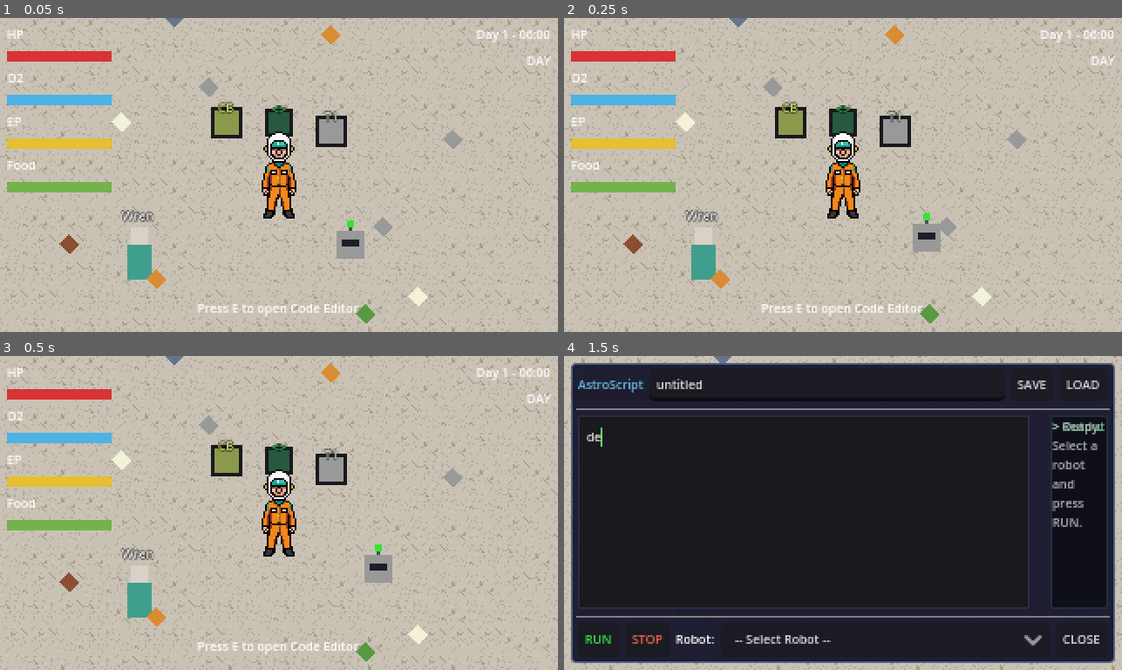
Above: before the commit, frames 1-4 (two rows, left to right).
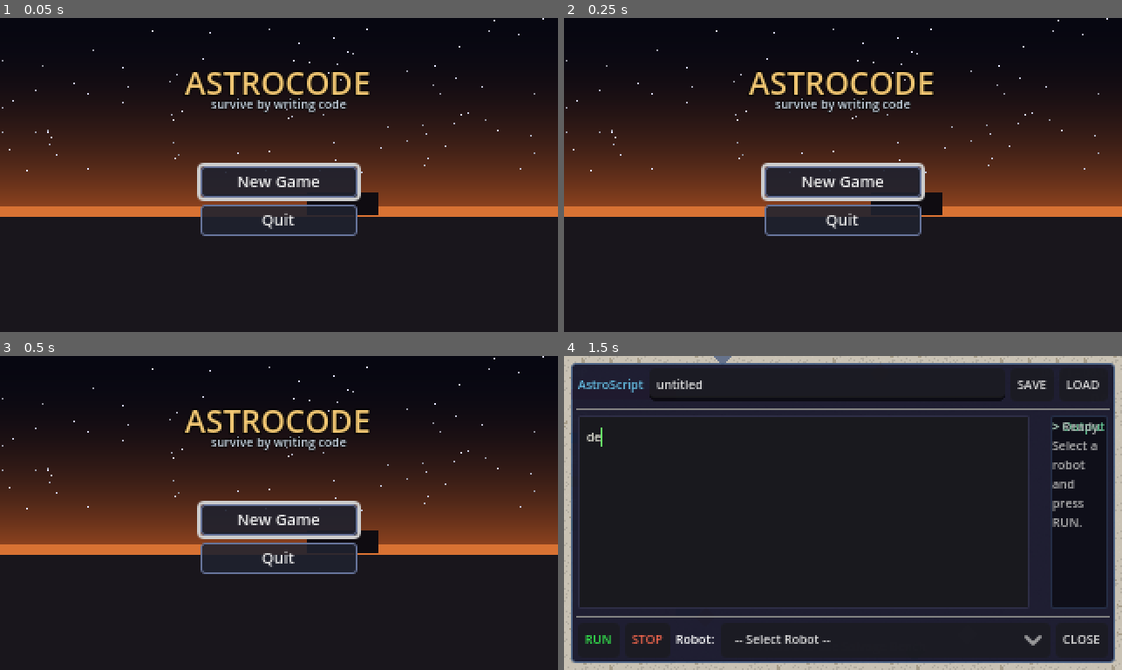
Above: after the commit, the same moments.

Repository: nauvalZulfikar/astrocode
Game: Godot game, scene res://scenes/ui/title_screen.tscn
The game is run twice, just before and just after one commit, with the same random seed, the same clock (stepped at 60 frames per second) and the same inputs. Before the commit the project starts from res://scenes/world/main_world.tscn.
Inputs (mouse positions are in pixels of both pictures, inside the frame that each line leads up to):
- Up to frame 1 (0.05 s): no input
- Up to frame 2 (0.25 s): no input
- Up to frame 3 (0.5 s): no input
- Up to frame 4 (1.5 s): click (843, 519) at 0.5 s, where only the run after the commit has a clickable "New Game"; tap E (interact) at 1.25 s; move the mouse to (965, 497) at 1.27 s; hold D (move_right) from 1.28 s (still down); hold E (interact) from 1.28 s (still down); click (965, 497) at 1.42 s

The runs differ from the first frame. In frame 1, 99% of the frame differs, in the area x 0-100%, y 0-100%; in frame 2, 99%; in frame 3, 99%; in frame 4, nothing differs.

Commit message:
feat(menu): title screen with plug-and-play swappable background
The game had no main menu. Added scenes/ui/title_screen.tscn (now the main
scene): New Game -> main_world, Quit, ASTROCODE title.
- Background loader: shows res://assets/ui/title_bg.png if present, else a
  procedural fallback. The first real asset slot is now plug-and-play — drop
  the Higgsfield title art at that path and it appears, no code.
- Shipped a procedural default title_bg (starfield -> orange horizon -> ground)
  so the menu isn't blank; user overwrites with Higgsfield output.
- HIGGSFIELD-PACKET Section 2 marked LIVE.
Verified: title 4/4 (New Game/Quit wired, world valid, bg loaded), boots from
title 0 errors, regression 21/21 scenes + vslice 3/3 + back 5/5 + move PASS.

Co-Authored-By: Claude Opus 4.8 <noreply@anthropic.com>

Diff:
--- a/project.godot
+++ b/project.godot
@@ -7,7 +7,7 @@
 [application]
 
 config/name="AstroCode"
-run/main_scene="res://scenes/world/main_world.tscn"
+run/main_scene="res://scenes/ui/title_screen.tscn"
 config/features=PackedStringArray("4.3", "GL Compatibility")
 
 [autoload]
--- /dev/null
+++ b/scenes/ui/title_screen.tscn
@@ -0,0 +1,95 @@
+[gd_scene load_steps=3 format=3 uid="uid://btitlescreen001"]
+
+[ext_resource type="Script" path="res://scripts/ui/title_screen.gd" id="1_title"]
+
+[sub_resource type="StyleBoxFlat" id="StyleBoxFlat_btn"]
+bg_color = Color(0.12, 0.13, 0.18, 0.9)
+border_width_left = 1
+border_width_top = 1
+border_width_right = 1
+border_width_bottom = 1
+border_color = Color(0.4, 0.45, 0.6, 1)
+corner_radius_top_left = 2
+corner_radius_top_right = 2
+corner_radius_bottom_right = 2
+corner_radius_bottom_left = 2
+
+[node name="TitleScreen" type="Control"]
+layout_mode = 3
+anchors_preset = 15
+anchor_right = 1.0
+anchor_bottom = 1.0
+script = ExtResource("1_title")
+
+[node name="BgFallback" type="ColorRect" parent="."]
+layout_mode = 1
+anchors_preset = 15
+anchor_right = 1.0
+anchor_bottom = 1.0
+color = Color(0.07, 0.07, 0.1, 1)
+
+[node name="BgTexture" type="TextureRect" parent="."]
+visible = false
+layout_mode = 1
+anchors_preset = 15
+anchor_right = 1.0
+anchor_bottom = 1.0
+expand_mode = 1
+stretch_mode = 6
+
+[node name="TitleLabel" type="Label" parent="."]
+layout_mode = 1
+anchors_preset = 5
+anchor_left = 0.5
+anchor_right = 0.5
+offset_left = -80.0
+offset_top = 24.0
+offset_right = 80.0
+offset_bottom = 44.0
+text = "ASTROCODE"
+horizontal_alignment = 1
+theme_override_font_sizes/font_size = 18
+theme_override_constants/outline_size = 3
+theme_override_colors/font_outline_color = Color(0, 0, 0, 0.85)
+theme_override_colors/font_color = Color(0.95, 0.78, 0.45, 1)
+
+[node name="Subtitle" type="Label" parent="."]
+layout_mode = 1
+anchors_preset = 5
+anchor_left = 0.5
+anchor_right = 0.5
+offset_left = -90.0
+offset_top = 44.0
+offset_right = 90.0
+offset_bottom = 56.0
+text = "survive by writing code"
+horizontal_alignment = 1
+theme_override_font_sizes/font_size = 7
+theme_override_constants/outline_size = 2
+theme_override_colors/font_outline_color = Color(0, 0, 0, 0.85)
+theme_override_colors/font_color = Color(0.8, 0.85, 0.9, 1)
+
+[node name="CenterContainer" type="CenterContainer" parent="."]
+layout_mode = 1
+anchors_preset = 15
+anchor_right = 1.0
+anchor_bottom = 1.0
+offset_top = 30.0
+
+[node name="VBox" type="VBoxContainer" parent="CenterContainer"]
+layout_mode = 2
+theme_override_constants/separation = 4
+
+[node name="NewGameBtn" type="Button" parent="CenterContainer/VBox"]
+custom_minimum_size = Vector2(90, 18)
+layout_mode = 2
+theme_override_font_sizes/font_size = 9
+theme_override_styles/normal = SubResource("StyleBoxFlat_btn")
+text = "New Game"
+
+[node name="QuitBtn" type="Button" parent="CenterContainer/VBox"]
+custom_minimum_size = Vector2(90, 18)
+layout_mode = 2
+theme_override_font_sizes/font_size = 9
+theme_override_styles/normal = SubResource("StyleBoxFlat_btn")
+text = "Quit"
--- /dev/null
+++ b/scripts/ui/title_screen.gd
@@ -0,0 +1,38 @@
+## TitleScreen — main menu. Displays a swappable background image so the Higgsfield
+## title art drops straight in: put the file at res://assets/ui/title_bg.png and it
+## shows automatically; otherwise a procedural Alkaline-Flats backdrop is used.
+extends Control
+
+const BG_PATH: String = "res://assets/ui/title_bg.png"
+const WORLD_SCENE: String = "res://scenes/world/main_world.tscn"
+
+@onready var bg_texture: TextureRect = $BgTexture
+@onready var bg_fallback: ColorRect = $BgFallback
+@onready var new_game_btn: Button = $CenterContainer/VBox/NewGameBtn
+@onready var quit_btn: Button = $CenterContainer/VBox/QuitBtn
+
+
+func _ready() -> void:
+	_load_background()
+	new_game_btn.pressed.connect(_on_new_game)
+	quit_btn.pressed.connect(_on_quit)
+	new_game_btn.grab_focus()
+
+
+## Use the dropped-in title art if present, else the procedural fallback.
+func _load_background() -> void:
+	if ResourceLoader.exists(BG_PATH):
+		bg_texture.texture = load(BG_PATH)
+		bg_texture.visible = true
+		bg_fallback.visible = false
+	else:
+		bg_texture.visible = false
+		bg_fallback.visible = true
+
+
+func _on_new_game() -> void:
+	get_tree().change_scene_to_file(WORLD_SCENE)
+
+
+func _on_quit() -> void:
+	get_tree().quit()
--- /dev/null
+++ b/tools/gen_title_bg.gd
@@ -0,0 +1,32 @@
+extends SceneTree
+func _initialize() -> void:
+	var W := 320; var H := 180
+	var img := Image.create(W, H, false, Image.FORMAT_RGBA8)
+	var rng := RandomNumberGenerator.new(); rng.seed = 7
+	var top := Color(0.03, 0.03, 0.07)
+	var horizon := Color(0.55, 0.26, 0.12)
+	var ground := Color(0.10, 0.09, 0.11)
+	for y in range(H):
+		var t := float(y) / H
+		var c: Color
+		if t < 0.60:
+			c = top.lerp(horizon, pow(t / 0.60, 2.2))
+		elif t < 0.63:
+			c = Color(0.85, 0.45, 0.2)  # horizon glow line
+		else:
+			c = ground
+		for x in range(W):
+			img.set_pixel(x, y, c)
+	# Stars in the upper sky.
+	for i in range(90):
+		var x := rng.randi() % W
+		var y := rng.randi() % int(H * 0.5)
+		var b := rng.randf_range(0.4, 1.0)
+		img.set_pixel(x, y, Color(0.9, 0.9, 1.0, b))
+	# A faint crashed-ship silhouette on the horizon.
+	for x in range(W * 55 / 100, W * 68 / 100):
+		for y in range(H * 56 / 100, H * 63 / 100):
+			img.set_pixel(x, y, Color(0.06, 0.05, 0.07))
+	img.save_png("/Users/shaka-mac-mini/coding-projects/astrocode/assets/ui/title_bg.png")
+	print("TITLE_BG_OK")
+	quit(0)
--- /dev/null
+++ b/tools/title_test.gd
@@ -0,0 +1,24 @@
+extends Node
+func _ready() -> void:
+	var title: Node = load("res://scenes/ui/title_screen.tscn").instantiate()
+	add_child(title)
+	await get_tree().process_frame
+	var fails := 0
+	# New Game button wired?
+	if title.new_game_btn.pressed.get_connections().is_empty():
+		print("FAIL: New Game not connected"); fails += 1
+	# Quit wired?
+	if title.quit_btn.pressed.get_connections().is_empty():
+		print("FAIL: Quit not connected"); fails += 1
+	# Transition target valid + instantiable?
+	if not ResourceLoader.exists("res://scenes/world/main_world.tscn"):
+		print("FAIL: world scene missing"); fails += 1
+	else:
+		var w: Node = load("res://scenes/world/main_world.tscn").instantiate()
+		if w == null: print("FAIL: world won't instantiate"); fails += 1
+		else: w.queue_free()
+	# Background loader picked up title_bg?
+	if not title.bg_texture.visible:
+		print("FAIL: title_bg not loaded"); fails += 1
+	print("TITLE RESULT %d/4 passed" % (4 - fails))
+	get_tree().quit(0 if fails == 0 else 1)
--- /dev/null
+++ b/tools/title_test.tscn
@@ -0,0 +1,4 @@
+[gd_scene load_steps=2 format=3]
+[ext_resource type="Script" path="res://tools/title_test.gd" id="1"]
+[node name="T" type="Node"]
+script = ExtResource("1")
Binary file added: assets/ui/title_bg.png
Not shown, added: assets/ui/title_bg.png.import
Not shown, added: scripts/ui/title_screen.gd.uid
Not shown, added: tools/gen_title_bg.gd.uid
Not shown, added: tools/title_test.gd.uid
Not shown, changed: docs/briefs/HIGGSFIELD-PACKET.md
